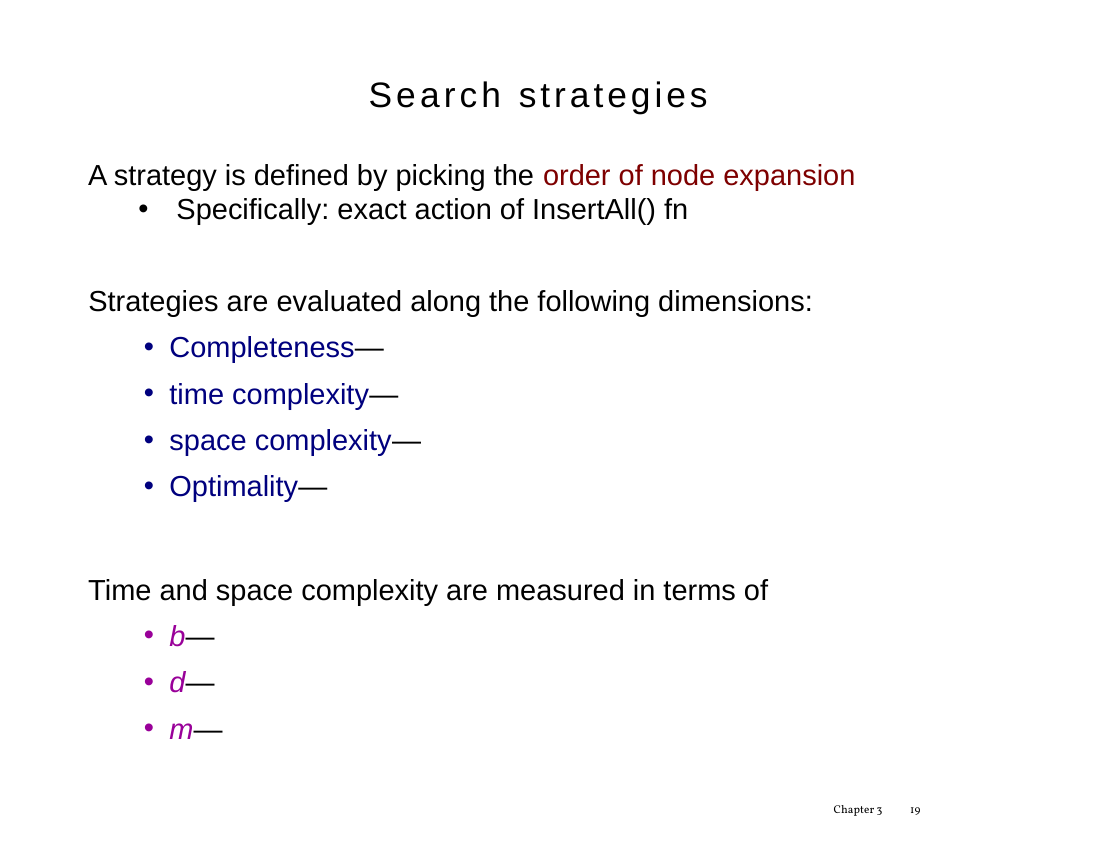
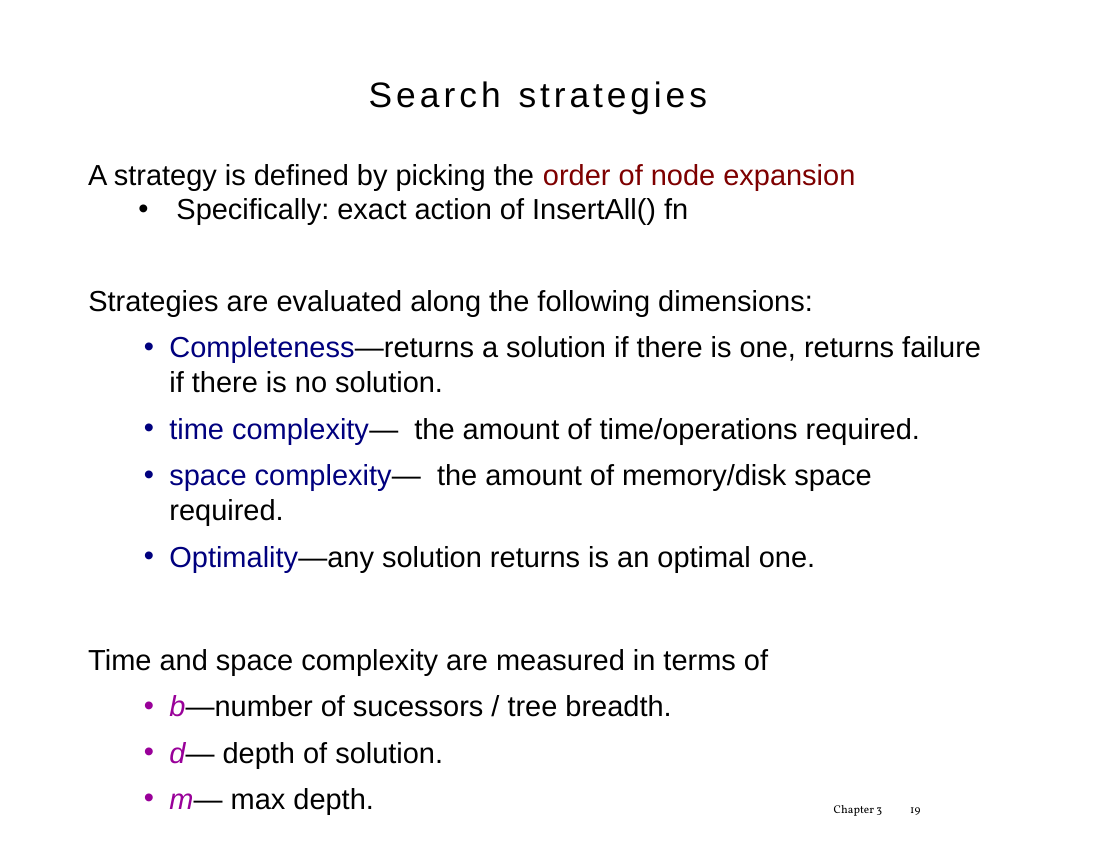
Before and after one commit to tdhock/cs470-570-spring-2023, a slide deck: slide 19 of slides/chapter3.1.pptx. Drawn at 1120x865 pixels with LibreOffice and Linux fonts; fonts in the diff are those of the drawing. Boxes give left, top, right and bottom in pixels: in the first picture for what was removed or moved away, otherwise in the second. Text is boxed around its words. In the diff, an @@ line names an element or a change of style, - is before the commit and + after.

```diff
--- a/slides/chapter3.1.pptx
+++ b/slides/chapter3.1.pptx
@@ text at [169, 336, 981, 572]: text changed; text colour #00007E to #000000 @@
-• Completeness—
-• time complexity—
-• space complexity—
-• Optimality—
+• Completeness—returns a solution if there is one, returns failure if there is no solution.
+• time complexity— the amount of time/operations required.
+• space complexity— the amount of memory/disk space required.
+• Optimality—any solution returns is an optimal one.
@@ text at [169, 695, 671, 717]: text changed; text colour #990099 to #000000; italic off @@
-• b—
-• d—
-• m—
+• b—number of sucessors / tree breadth.
+• d— depth of solution.
+• m— max depth.
```
Also in this commit, not shown: 24 other slides changed, 7 other files.
